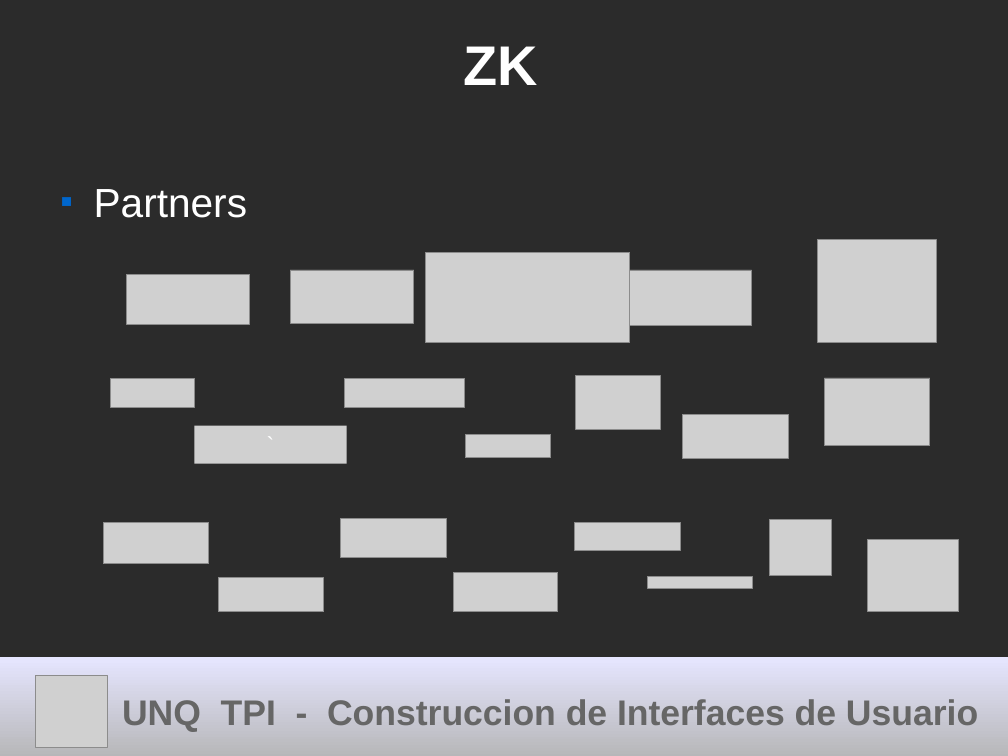
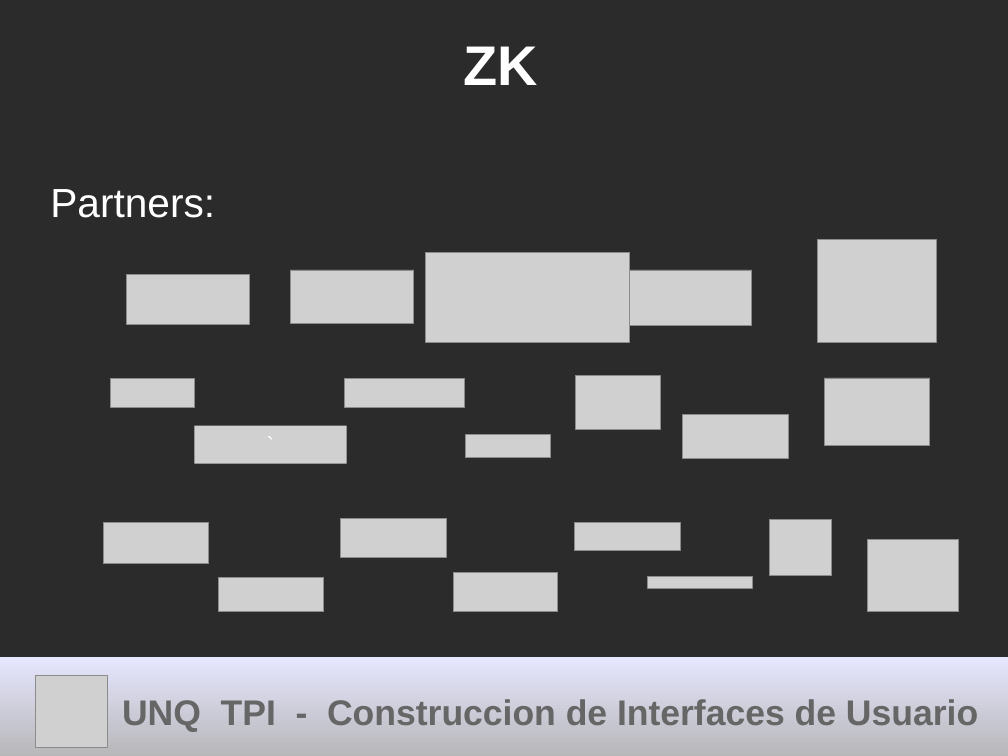
Before and after one commit to cdmarchionne/tpi-ui-tp-esferas, a slide deck: slide 24 of ZK/resources/Presentacion ZK.odp (slide 22 before the commit). Drawn at 1008x756 pixels with LibreOffice and Linux fonts; fonts in the diff are those of the drawing; grey boxes stand for pictures; background and template pictures are left out; a plain dark background stands for a picture behind light text. Boxes give left, top, right and bottom in pixels: in the first picture for what was removed or moved away, otherwise in the second. Text is boxed around its words. In the diff, an @@ line names an element or a change of style, - is before the commit and + after.

```diff
--- a/ZK/resources/Presentacion ZK.odp
+++ b/ZK/resources/Presentacion ZK.odp
@@ text at [50,189,215,218]: text changed @@
-■ Partners
+Partners:
```
Also in this commit, not shown: 13 other slides changed, 2 slides added, 1 other file.
